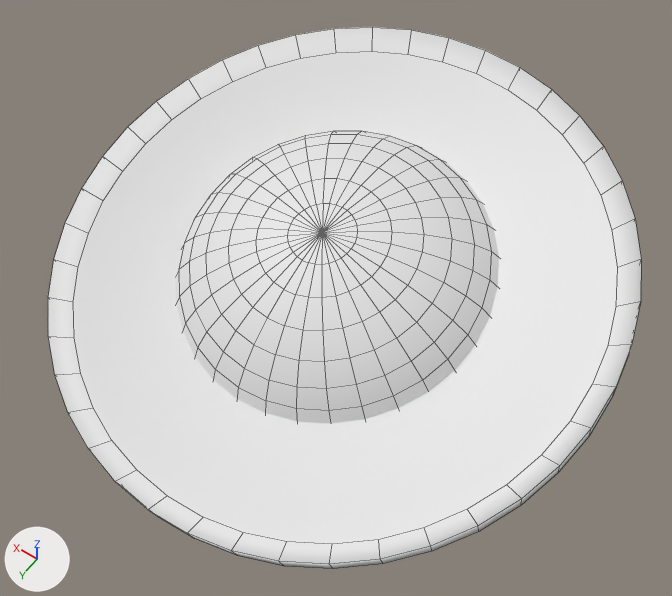
One commit to the FBX model Assets/Resources/Aliments/Models/Riz/3.fbx: the scene before it, then after it.
Before and after are seen from a 50 mm camera at (-0.897, 1.245, 1.825) aimed at (-0.044, 0.051, -0.052). The axes (+X, +Y, +Z) are drawn at lower left. The lights are the same throughout. Mesh edges are drawn as thin lines. Where no turn or scale is listed for an object, it has been applied to the vertices.
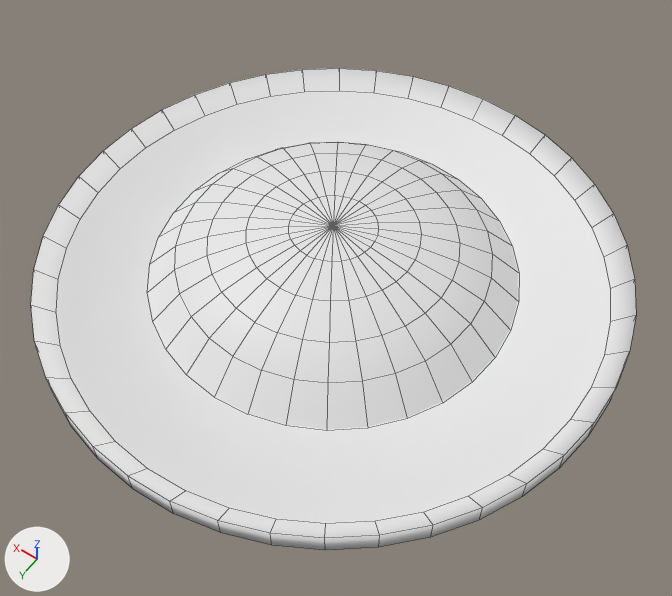
What changed in the scene script:
```text
Change me_cylinder:
    used by ob_cylinder; location = (0.0, 0.0, 0.0)
    remove me_cylinder.from_pydata(...)  # 351 vertices, 310 faces; spans x -0.749..0.749, y -0.733..0.733, z -0.223..0.223
    add me_cylinder.from_pydata(...)  # 287 vertices, 246 faces; spans x -0.749..0.749, y -0.751..0.751, z -0.03..0.147
    me_cylinder part 1: the loose piece of 126 vertices spanning x -0.749..0.749, y -0.733..0.733, z -0.223..0.223 is turned 15 degrees about the x axis through its middle
    me_cylinder part 2: the loose piece of 225 vertices spanning x -0.421..0.427, y -0.415..0.404, z -0.131..0.186 is rebuilt with 161 vertices and now spans x -0.474..0.474, y -0.474..0.474, z -0.016..0.147
```

What differs and where, as boxes [x1, y1, x2, y2] in the pictures (672 x 596 px; the box of a moved part takes in the faces that stretch with it):
'Cylinder', reshaped (11% shorter): before [48, 27, 641, 569]; after [31, 68, 636, 550]
part 1 of me_cylinder, moved or reshaped: before [48, 27, 641, 569]; after [31, 68, 636, 550]
part 2 of me_cylinder, rebuilt (15% wider): before [176, 131, 499, 424]; after [148, 142, 518, 429]
